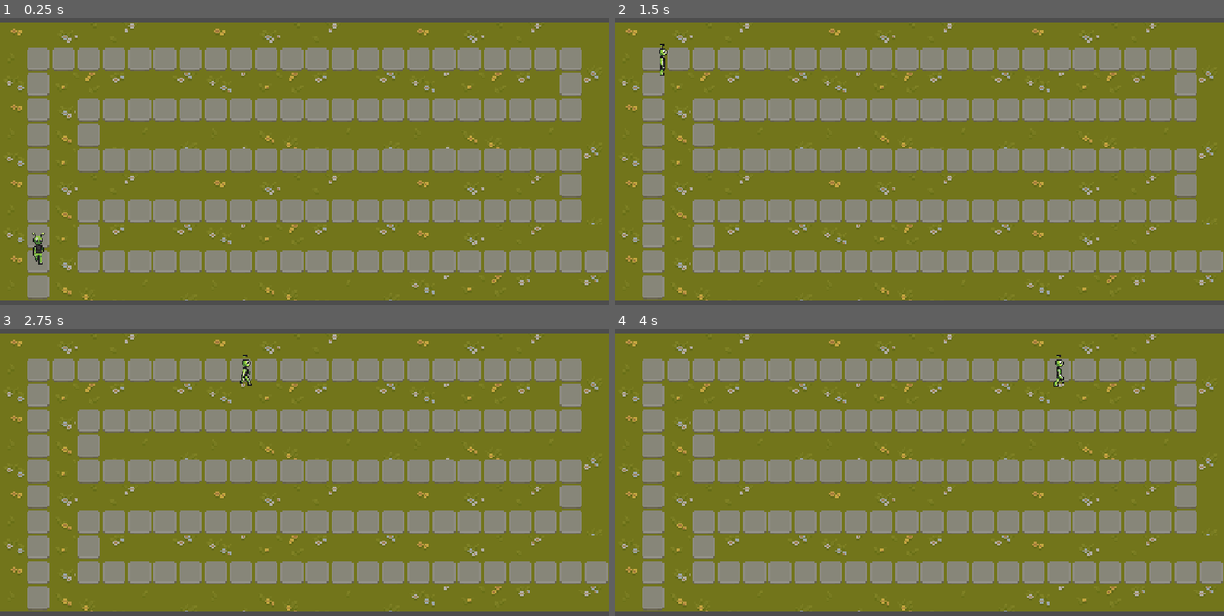
Above: before the commit, frames 1-4 (two rows, left to right).
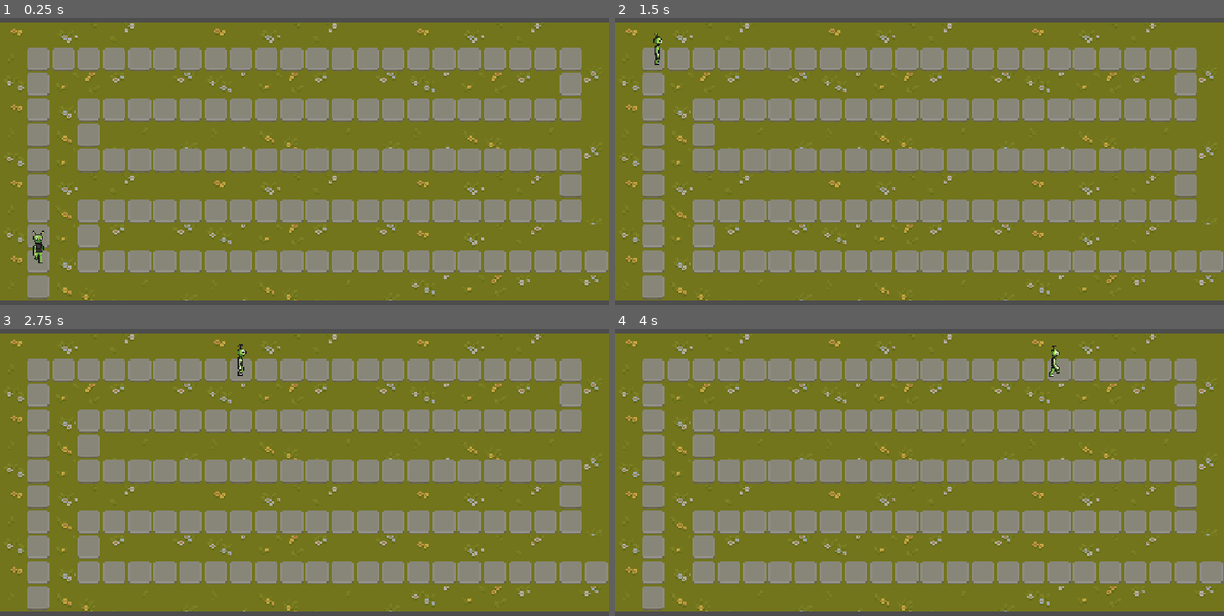
Above: after the commit, the same moments.

Repository: D4MC04/proyecto_dam2b
Game: Godot game, scene res://scenes/level.tscn
The game is run twice, just before and just after one commit, with the same random seed, the same clock (stepped at 60 frames per second) and the same inputs. The project has no main scene, so this scene is started directly.
Inputs:
- Up to frame 1 (0.25 s): no input
- Up to frame 2 (1.5 s): tap Enter at 0.5 s
- Up to frame 3 (2.75 s): no input
- Up to frame 4 (4 s): no input

The runs differ from the first frame. In frame 1, less than 0.1% of the frame differs, in the area x 5-8%, y 74-86%; in frame 2, 0.2%; in frame 3, 0.2%, in the area x 39-42%, y 5-20%; in frame 4, 0.2%.

Commit message:
Adjust alien path waypoints in level scene
Hand-tuned Path2D in scenes/level.tscn (waypoints, Path2D offset/scale);
editor also added scene/node uids. tilemap.tscn and project.godot untouched.

Co-Authored-By: Claude Sonnet 5 <noreply@anthropic.com>

Diff:
--- a/scenes/level.tscn
+++ b/scenes/level.tscn
@@ -1,31 +1,33 @@
-[gd_scene format=3]
+[gd_scene format=3 uid="uid://jbj2vu1ckypb"]
 
-[ext_resource type="PackedScene" path="res://scenes/tilemap.tscn" id="1_map"]
-[ext_resource type="Script" path="res://scripts/movement.gd" id="2_move"]
+[ext_resource type="PackedScene" uid="uid://b82xasxk0idp3" path="res://scenes/tilemap.tscn" id="1_map"]
+[ext_resource type="Script" uid="uid://d0x7r10k67uxu" path="res://scripts/movement.gd" id="2_move"]
 [ext_resource type="PackedScene" path="res://scenes/alien.tscn" id="3_alien"]
 
 [sub_resource type="Curve2D" id="Curve2D_level"]
 _data = {
-"points": PackedVector2Array(0, 0, 0, 0, 24, 168, 0, 0, 0, 0, 24, 24, 0, 0, 0, 0, 360, 24, 0, 0, 0, 0, 360, 56, 0, 0, 0, 0, 56, 56, 0, 0, 0, 0, 56, 88, 0, 0, 0, 0, 360, 88, 0, 0, 0, 0, 360, 120, 0, 0, 0, 0, 56, 120, 0, 0, 0, 0, 56, 152, 0, 0, 0, 0, 376, 152)
+"points": PackedVector2Array(0, 0, 0, 0, 24, 168, 0, 0, 0, 0, 24, 21.06775, 0, 0, 0, 0, 360, 22.040815, 0, 0, 0, 0, 360, 51.232643, 0, 0, 0, 0, 200, 51.232643, 0, 0, 0, 0, 56, 51.232643, 0, 0, 0, 0, 55, 82.3706, 0, 0, 0, 0, 362, 83.34366, 0, 0, 0, 0, 363, 113.50855, 0, 0, 0, 0, 189, 113.50855, 0, 0, 0, 0, 55, 113.50855, 0, 0, 0, 0, 55, 145.61957, 0, 0, 0, 0, 198, 144.6465, 0, 0, 0, 0, 377, 145.61957)
 }
-point_count = 11
+point_count = 14
 
-[node name="Level" type="Node2D"]
+[node name="Level" type="Node2D" unique_id=275645220]
 
-[node name="Tilemap" parent="." instance=ExtResource("1_map")]
+[node name="Tilemap" parent="." unique_id=1636329305 instance=ExtResource("1_map")]
 
-[node name="Camera2D" type="Camera2D" parent="."]
+[node name="Camera2D" type="Camera2D" parent="." unique_id=1332741225]
 position = Vector2(192, 88)
 zoom = Vector2(3, 3)
 
-[node name="Path2D" type="Path2D" parent="."]
+[node name="Path2D" type="Path2D" parent="." unique_id=596360911]
+position = Vector2(0, -4.6510057)
+scale = Vector2(1, 1.0276847)
 curve = SubResource("Curve2D_level")
 
-[node name="PathFollow2D" type="PathFollow2D" parent="Path2D"]
+[node name="PathFollow2D" type="PathFollow2D" parent="Path2D" unique_id=594805272]
+position = Vector2(24, 168)
 rotates = false
 loop = false
 script = ExtResource("2_move")
 
-[node name="Alien" parent="Path2D/PathFollow2D" instance=ExtResource("3_alien")]
-texture_filter = 1
+[node name="Alien" parent="Path2D/PathFollow2D" unique_id=1293357935 instance=ExtResource("3_alien")]
 scale = Vector2(0.5, 0.5)
